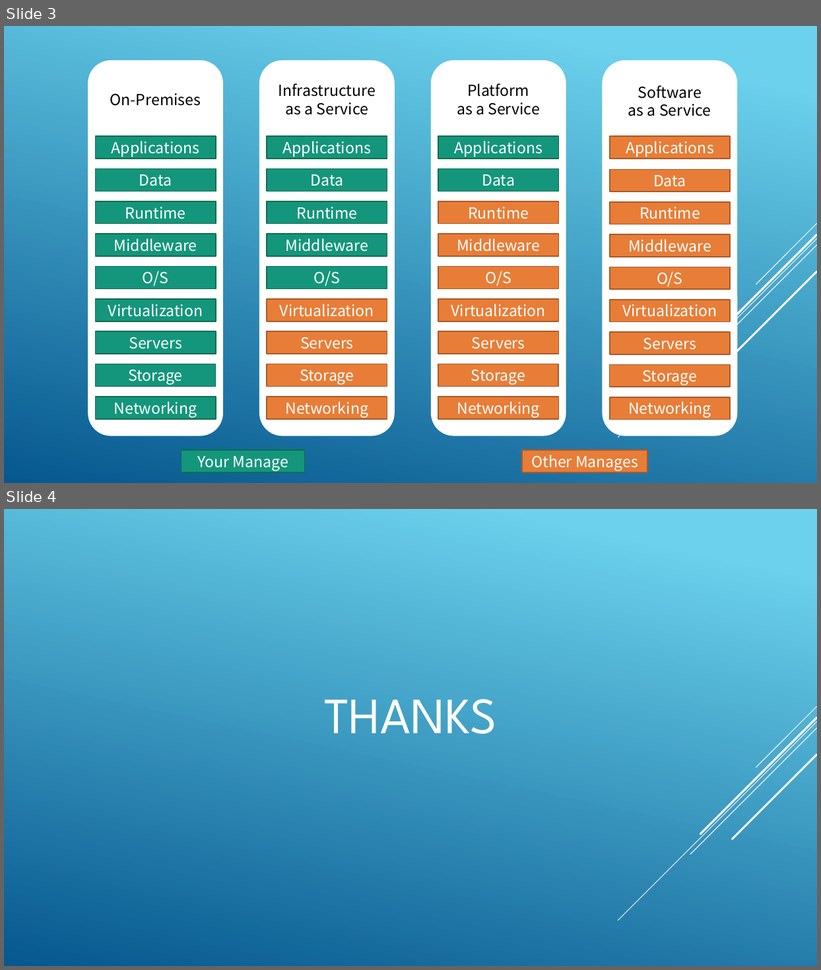
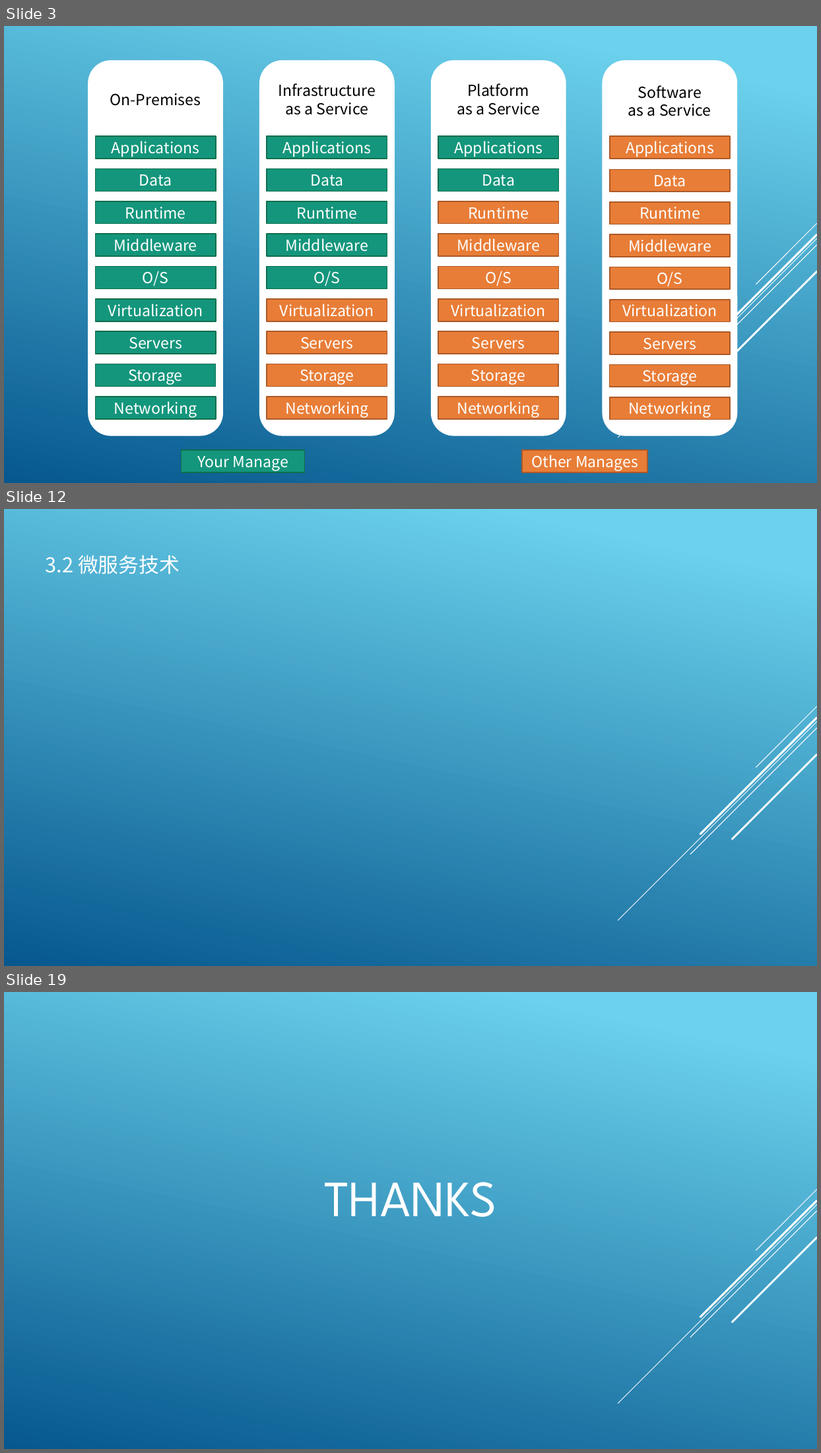
Before and after one commit to tank520/MyNote, a slide deck: 02 软件开发/04 框架/99 架构/云原生技术架构.pptx. Shown one above the other, each under a label of ours: slides 3 and 4 before the commit, slides 3, 12 and 19 after it; the slides between them are not shown. The pictures are 821x970 and 821x1453 pixels, drawn with LibreOffice and Linux fonts; fonts in the diff are those of the drawing. Boxes give left, top, right and bottom in pixels: in the first picture for what was removed or moved away, otherwise in the second. Text is boxed around its words. In the diff, an @@ line names an element or a change of style, - is before the commit and + after.

```diff
--- a/02 软件开发/04 框架/99 架构/云原生技术架构.pptx
+++ b/02 软件开发/04 框架/99 架构/云原生技术架构.pptx
@@ slide 12 added at (4,509,817,966), background gradient #6ED2EB to #06588E; not listed: 5 template elements that a slide beside it also shows @@
@@ text added at (45,555,180,574), 24 pt, text #FFFFFF @@
+3.2 微服务技术
@@ what was slide 4 is now slide 19 @@
```
Also in this commit, not shown: 2 slides changed, 14 other slides added.
